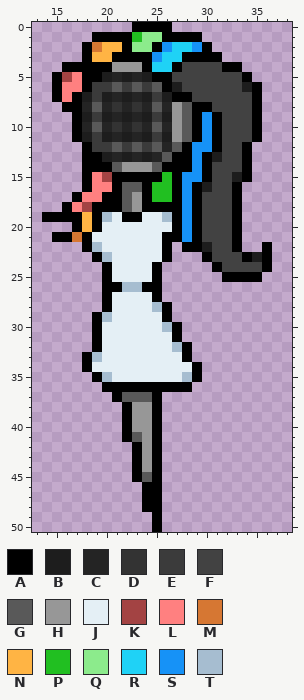
Pixel-art sprite, stored at www/game/assets/decibelle_sprite.png. That is the earlier state.
The file is 51x51 pixels. Colours within 5 levels of each other are drawn and written as one. Shown: x 13..38, y 0..50.
Palette (. is transparent): A #000000  B #1d1d1d  C #242424  D #333333  E #3b3b3b  F #424242  G #595959  H #979797  J #e4eff5  K #a34343  L #ff8080  M #d67733  N #ffb444  P #21bf21  Q #8ceb8c  R #1fd2f6  S #1692f7  T #a6bdd0
Pixels before, first column x 14:
 0 .........AAAA..........
 1 .....AAAAPQQAAAA.......
 2 ....AMNNAQQASRRSA......
 3 ....ANNAAAASRRAAAA.....
 4 ..AAAAAHHHARRAFFFFAA...
 5 .AKLAABCBCBAAFFFFFFFA..
 6 .ALLAEEGEGEGABFFFFFFBA.
 7 .ALABEBCBCBEBAAFFFFFFA.
 8 ..AACGCDCDCGCHGAAFFFFA.
 9 ...ABEBCBCBEBHGASAFFFA.
10 ...ACGCDCDCGCHGASAFFFA.
11 ...ABEBCBCBEBHGASAFFFA.
12 ....AEEGEGEGCGASSAFFA..
13 ....AABCBCBCGAASABFFA..
14 ....AAAGHHHGAAASAFFFA..
15 ....ALKAAAAAPASSAFFBA..
16 ....ALLAGGAPPASABFFA...
17 ...ALLAAGHAPPASAFFFA...
18 ..ALKAAAGHAAAASAFFFA...
19 AAAANATJAAJJTASAFFFA...
20 ...ANAJJJJJJJASAFFFA...
21 .AAMAJJJJJJJAASAFFFA...
22 ....ATJJJJJJA.AABFFA..A
23 .....ATJJJJJA...AFFFABA
24 ......AJJJJA.....AFFFFA
25 ......AJJJJA......AAAA.
26 ......AATTAA...........
27 ......AJJJJA...........
28 ......AJJJJTA..........
29 .....ATJJJJJA..........
30 .....AJJJJJJTA.........
31 .....AJJJJJJJA.........
32 .....AJJJJJJJTA........
33 ....ATJJJJJJJJA........
34 ....AJJJJJJJJJJA.......
35 .....ATJJJJJJJTA.......
36 ......AAAAAAAAA........
37 .......AGGGA...........
38 ........AHHA...........
39 ........AHHA...........
40 ........AHHA...........
41 ........AGHA...........
42 .........AHA...........
43 .........AHA...........
44 .........AHA...........
45 .........AGA...........
46 ..........AA...........
47 ..........AA...........
48 ..........AA...........
49 ...........A...........
50 ...........A...........
Now the later version:
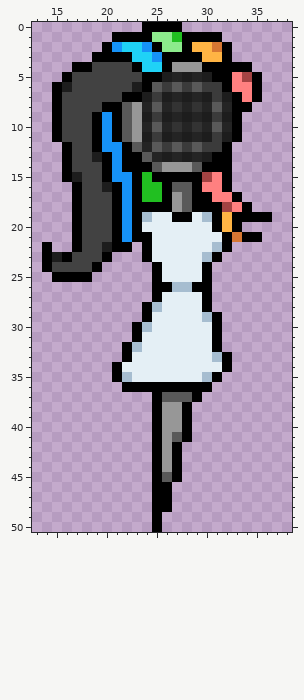
From old to new:
Changed rows in their new state; - is an unchanged pixel.
first column x 14:
 0 ---------.---A---------
 1 -----..--AA-QP--AA-----
 2 ----..ASRRS-QQANNMA----
 3 ----.AA--RR-AA--NNA----
 4 --.--FFFFAR-AHHHAA--A--
 5 -.AFFFFFFFA-BCBCBAALKA-
 6 --BFFFFFFBA-EGEGEEALL--
 7 --FFFFFFAA---CBCBEBAL--
 8 -AFFFFAAGH---DCDCGCAA.-
 9 -AFFFASAGH---CBCBEBA..-
10 -AFFFASAGH---DCDCGCA..-
11 -AFFFASAGH---CBCBEBA..-
12 --AFFASSA-C-E-EGEEA..--
13 --AFFBASAAG-BCBCBAA..--
14 --AFFF-SAAA-HHHG-AA..--
15 --ABFFASS-P-A-AAKLA..--
16 ---AFFB-SAP-AGG-LLA.---
17 ----FFF-SAP-AHG-ALL----
18 --.AFFF-SA---HG-AAKLA--
19 ...-FFFAS-T-J-AJTAN-AAA
20 ----FFFASA---JJJJAN----
21 -..AFFFASAA-JJJJJJAMAA-
22 A--AFFBAA.A-JJJJJTA.--.
23 ABAFFFA...A-JJJJTA.....
24 AFFFFA.....-JJJJA......
25 -AAAA-.....-JJJJA-....-
26 ------.....-ATTAA------
27 ------.....-JJJJA------
28 ------....A-JJJJA------
29 -----.....A-JJJJTA-----
30 -----....AT-JJJJJA-----
31 -----....A---JJJJA-----
32 -----...AT---JJJJA-----
33 ----....A-----JJJTA----
34 ----...A-------JJJA----
35 -----..AT-----JJTA-----
36 ------..-------AA------
37 -------....-GGGA-------
38 --------...-HHA--------
39 --------...-HHA--------
40 --------...-HHA--------
41 --------...-HGA--------
42 ---------..-HA---------
43 ---------..-HA---------
44 ---------..-HA---------
45 ---------..-GA---------
46 ----------.-A----------
47 ----------.-A----------
48 ----------.-A----------
Boxes around the changes in both pictures, in picture pixels (x1, y1, x2, y2):
changed: (42, 22, 272, 512)
